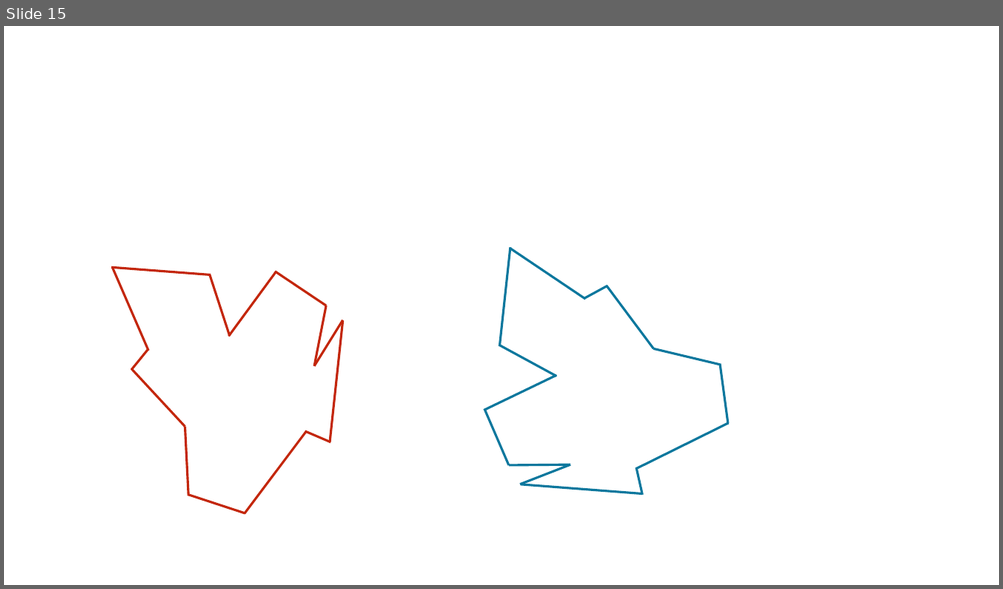
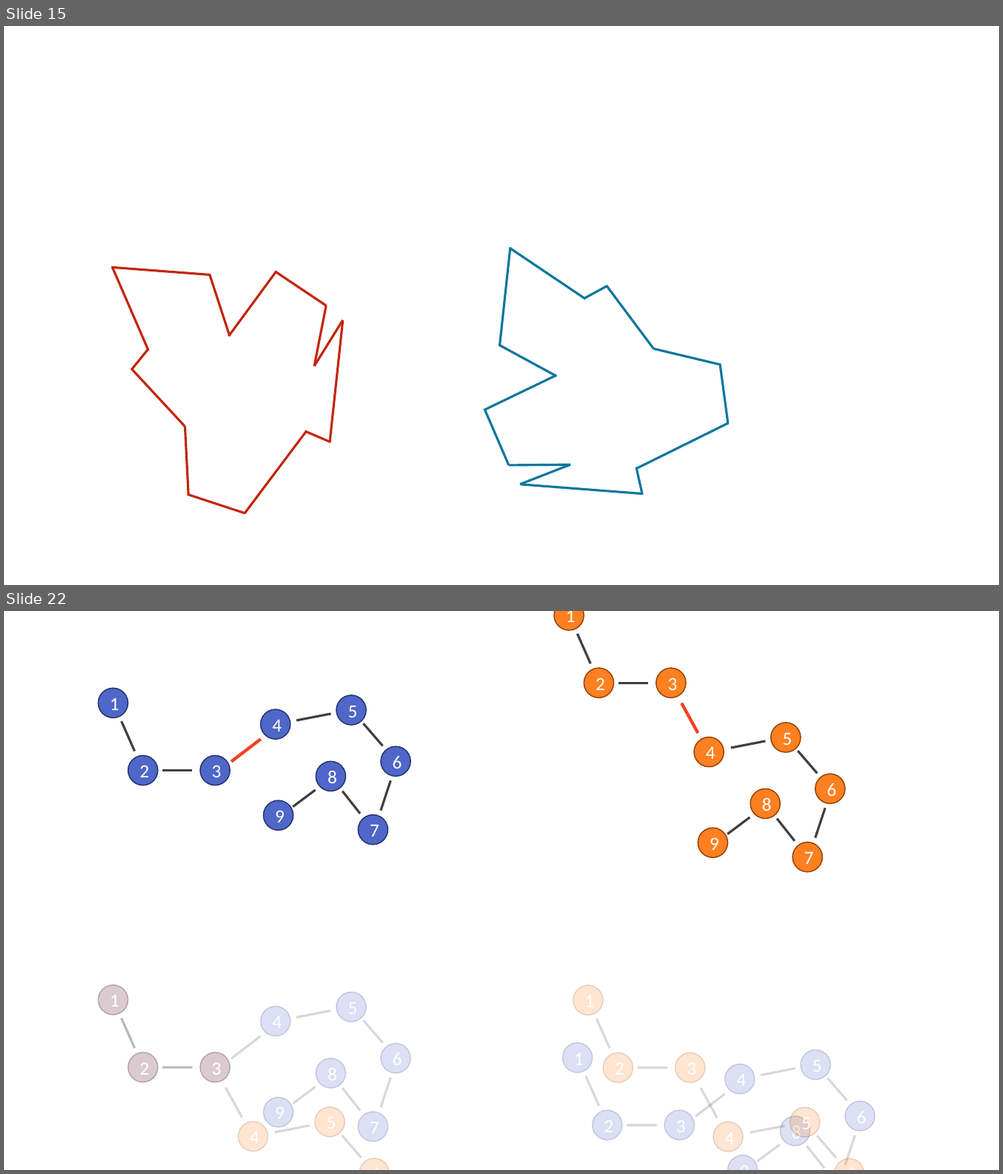
Before and after one commit to phcompeau/biological_modeling_course, a slide deck: figures/MMBS Figures.pptx. Shown one above the other, each under a label of ours: slide 15 before the commit, slides 15 and 22 after it; the slides between them are not shown. The pictures are 1003x589 and 1003x1174 pixels, drawn with LibreOffice and Linux fonts; fonts in the diff are those of the drawing. Boxes give left, top, right and bottom in pixels: in the first picture for what was removed or moved away, otherwise in the second. Text is boxed around its words. In the diff, an @@ line names an element or a change of style, - is before the commit and + after.

```diff
--- a/figures/MMBS Figures.pptx
+++ b/figures/MMBS Figures.pptx
@@ slide 22 added at box(4, 611, 999, 1170), background #FFFFFF @@
@@ group added at box(98, 688, 410, 845): 9 ellipses, 8 lines @@
+1
+2
+3
+4
+5
+6
+7
+8
+9
@@ group added at box(554, 611, 845, 872): 9 ellipses, 8 lines @@
+1
+2
+3
+4
+5
+6
+7
+8
+9
@@ ellipse added at box(98, 985, 128, 1015), fill #FF8021 at 20% opacity, outline #903E00 1 pt, 18 pt, text #FFFFFF @@
+1
@@ ellipse added at box(98, 985, 128, 1015), fill #4E67C8 at 20% opacity, outline #21306A 1 pt, 18 pt, text #FFFFFF @@
+1
@@ ellipse added at box(261, 1006, 290, 1037), fill #4E67C8 at 20% opacity, outline #21306A 1 pt, 18 pt, text #FFFFFF @@
+4
@@ ellipse added at box(336, 992, 366, 1022), fill #4E67C8 at 20% opacity, outline #21306A 1 pt, 18 pt, text #FFFFFF @@
+5
@@ line added from (121, 1019) to (134, 1048), #404040 2.25 pt @@
@@ line added from (121, 1019) to (134, 1048), #404040 2.25 pt @@
@@ line added from (331, 1011) to (296, 1017), #404040 2.25 pt @@
@@ line added from (382, 1043) to (364, 1021), #404040 2.25 pt @@
@@ ellipse added at box(128, 1053, 158, 1082), fill #FF8021 at 20% opacity, outline #903E00 1 pt, 18 pt, text #FFFFFF @@
+2
@@ ellipse added at box(128, 1053, 158, 1082), fill #4E67C8 at 20% opacity, outline #21306A 1 pt, 18 pt, text #FFFFFF @@
+2
@@ ellipse added at box(200, 1053, 230, 1082), fill #FF8021 at 20% opacity, outline #903E00 1 pt, 18 pt, text #FFFFFF @@
+3
@@ ellipse added at box(200, 1053, 230, 1082), fill #4E67C8 at 20% opacity, outline #21306A 1 pt, 18 pt, text #FFFFFF @@
+3
@@ line added from (261, 1037) to (232, 1059), #404040 2.25 pt @@
@@ ellipse added at box(381, 1044, 410, 1073), fill #4E67C8 at 20% opacity, outline #21306A 1 pt, 18 pt, text #FFFFFF @@
+6
@@ line added from (162, 1068) to (192, 1068), #404040 2.25 pt @@
@@ line added from (162, 1068) to (192, 1068), #404040 2.25 pt @@
@@ ellipse added at box(316, 1059, 346, 1088), fill #4E67C8 at 20% opacity, outline #21306A 1 pt, 18 pt, text #FFFFFF @@
+8
@@ line added from (242, 1118) to (225, 1088), #404040 2.25 pt @@
@@ ellipse added at box(264, 1097, 293, 1128), fill #4E67C8 at 20% opacity, outline #21306A 1 pt, 18 pt, text #FFFFFF @@
+9
@@ line added from (315, 1087) to (293, 1104), #404040 2.25 pt @@
@@ line added from (360, 1111) to (343, 1088), #404040 2.25 pt @@
@@ line added from (390, 1078) to (381, 1108), #404040 2.25 pt @@
@@ ellipse added at box(315, 1107, 345, 1137), fill #FF8021 at 20% opacity, outline #903E00 1 pt, 18 pt, text #FFFFFF @@
+5
@@ ellipse added at box(358, 1113, 387, 1142), fill #4E67C8 at 20% opacity, outline #21306A 1 pt, 18 pt, text #FFFFFF @@
+7
@@ ellipse added at box(239, 1122, 268, 1152), fill #FF8021 at 20% opacity, outline #903E00 1 pt, 18 pt, text #FFFFFF @@
+4
@@ line added from (309, 1126) to (275, 1133), #404040 2.25 pt @@
@@ line added from (361, 1158) to (342, 1136), #404040 2.25 pt @@
@@ group added at box(573, 985, 865, 1170): 6 ellipses, 5 lines @@
+1
+2
+3
+4
+5
+6
@@ ellipse added at box(359, 1159, 389, 1170), fill #FF8021 at 20% opacity, outline #903E00 1 pt, 18 pt, text #FFFFFF @@
+6
@@ group added at box(562, 1043, 875, 1170): 8 ellipses, 8 lines @@
+1
+2
+3
+4
+5
+6
+8
+9
```
Also in this commit, not shown: 6 other slides added, 2 other files.
